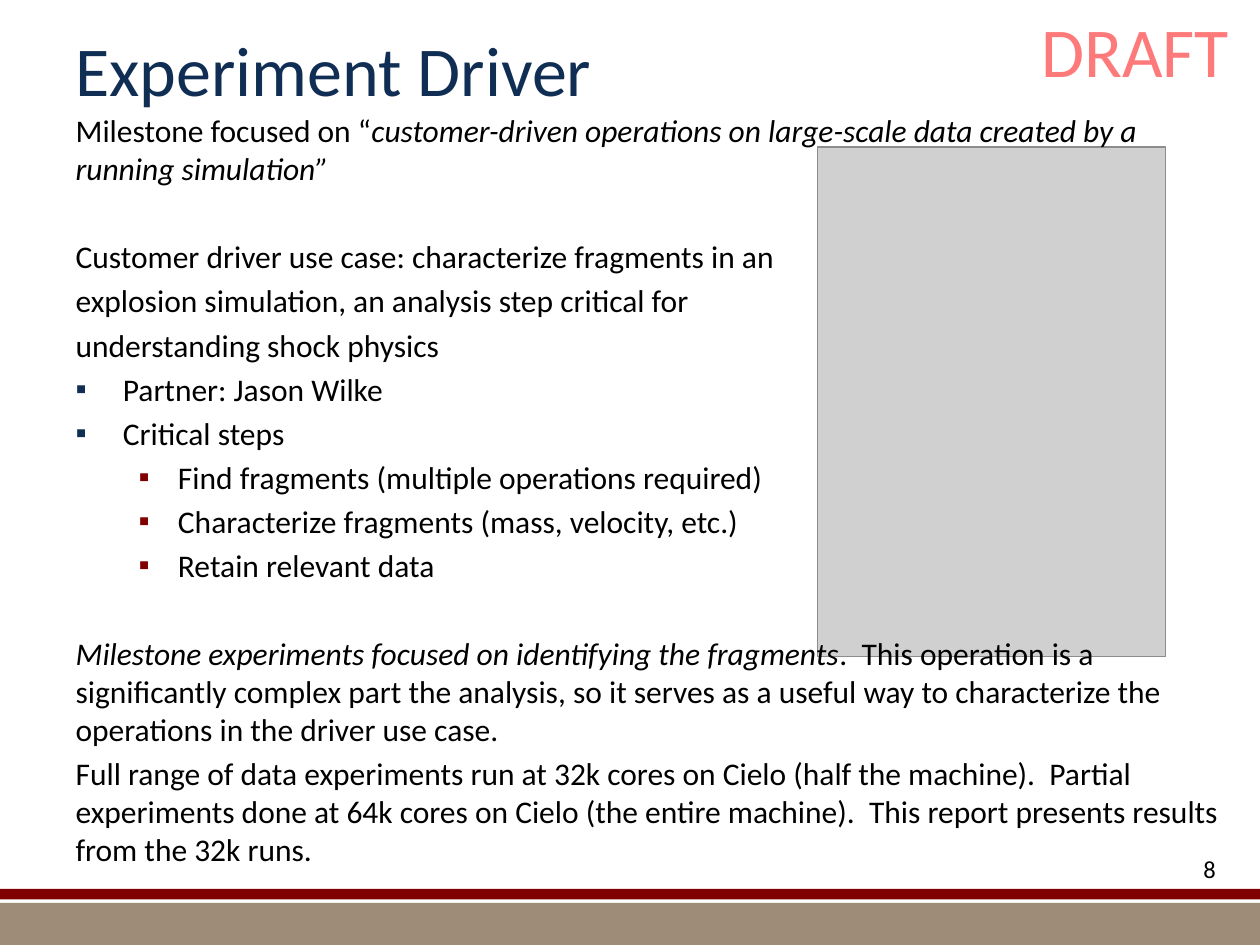
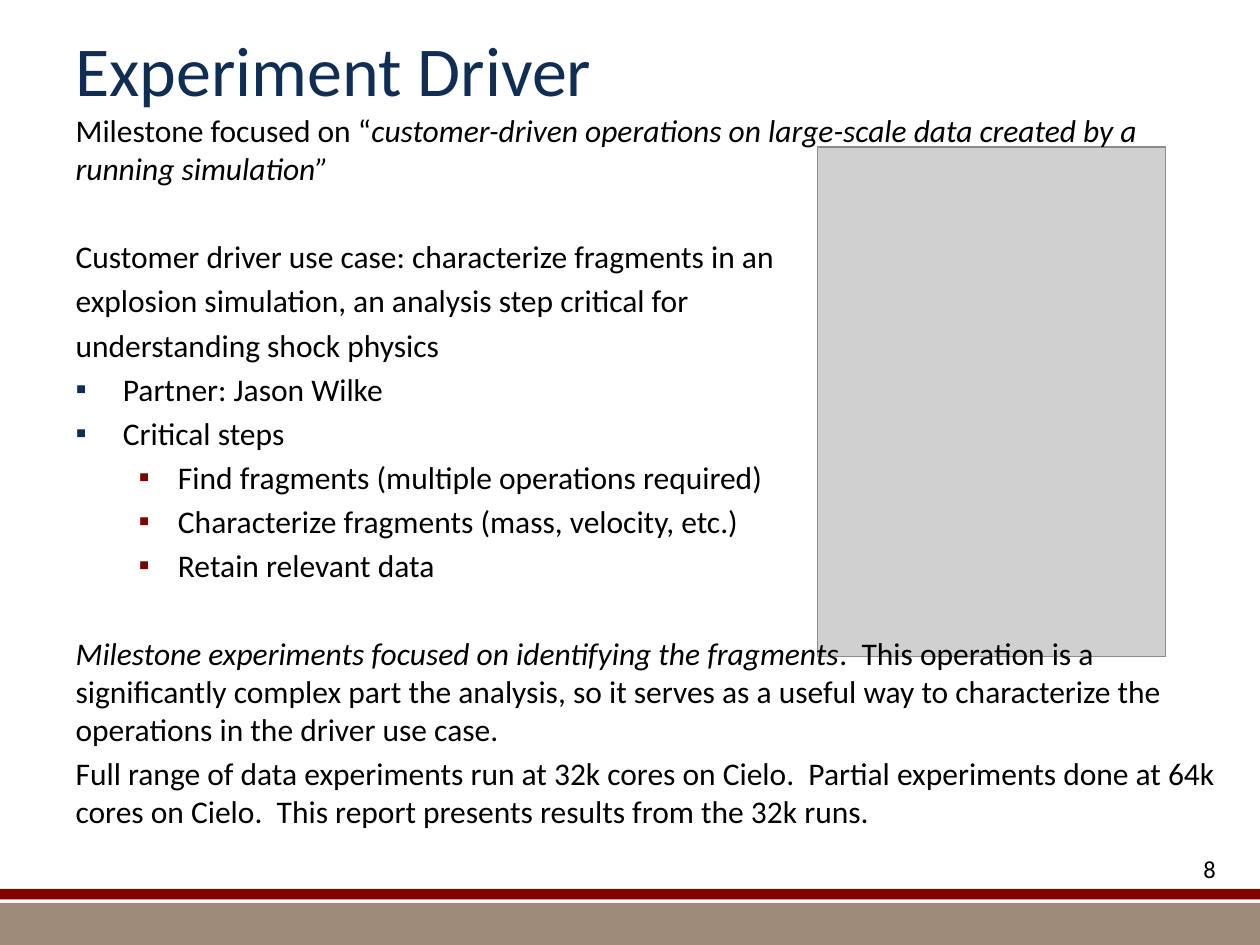
Before and after one commit to kmorel-papers/MilestoneFY13, a slide deck: slide 8 of Summary/SummarySlides.pptx. Drawn at 1260x945 pixels with LibreOffice and Linux fonts; fonts in the diff are those of the drawing; grey boxes stand for pictures; background and template pictures are left out. Boxes give left, top, right and bottom in pixels: in the first picture for what was removed or moved away, otherwise in the second. Text is boxed around its words. In the diff, an @@ line names an element or a change of style, - is before the commit and + after.

```diff
--- a/Summary/SummarySlides.pptx
+++ b/Summary/SummarySlides.pptx
@@ text removed at <box>1041,32,1229,77</box> @@
-DRAFT
@@ text at <box>76,763,1214,828</box>: text changed @@
-Full range of data experiments run at 32k cores on Cielo (half the machine). Partial experiments done at 64k cores on Cielo (the entire machine). This report presents results from the 32k runs.
+Full range of data experiments run at 32k cores on Cielo. Partial experiments done at 64k cores on Cielo. This report presents results from the 32k runs.
```
Also in this commit, not shown: 35 other slides changed, 6 slides added, 2 other files.
